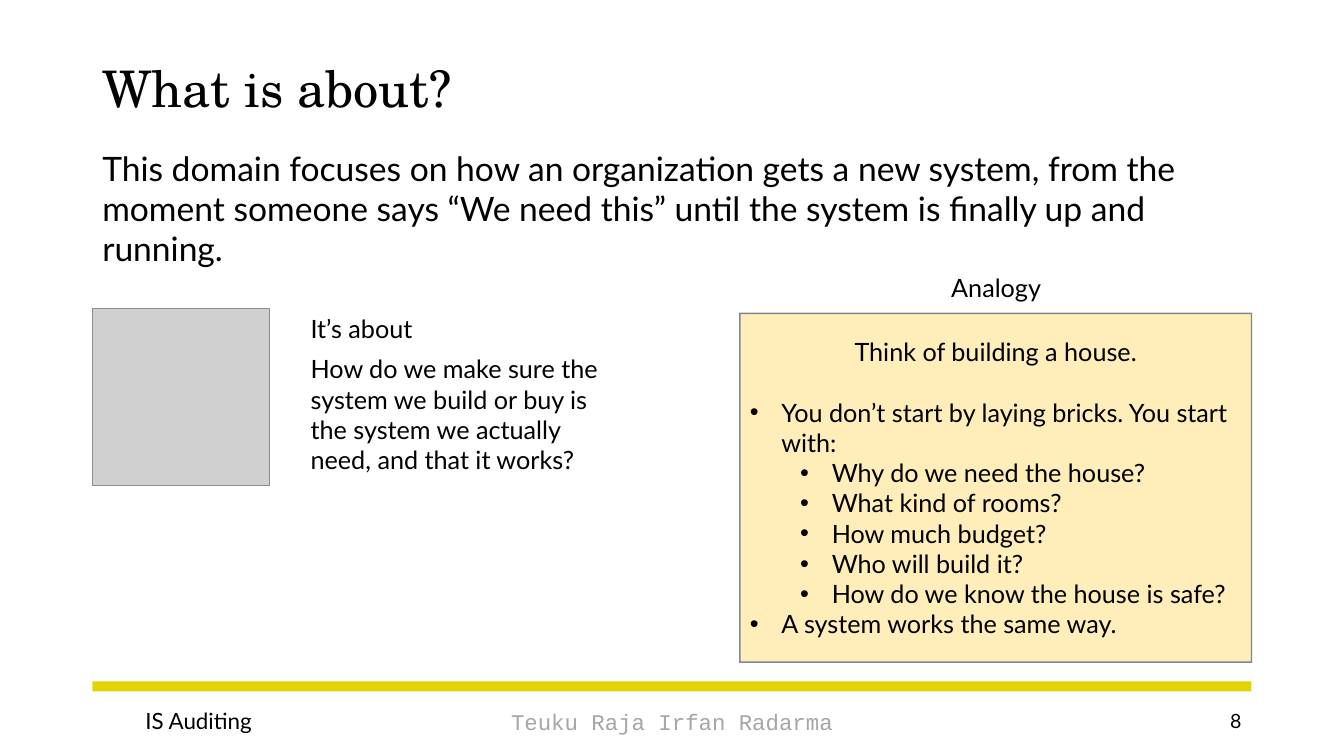
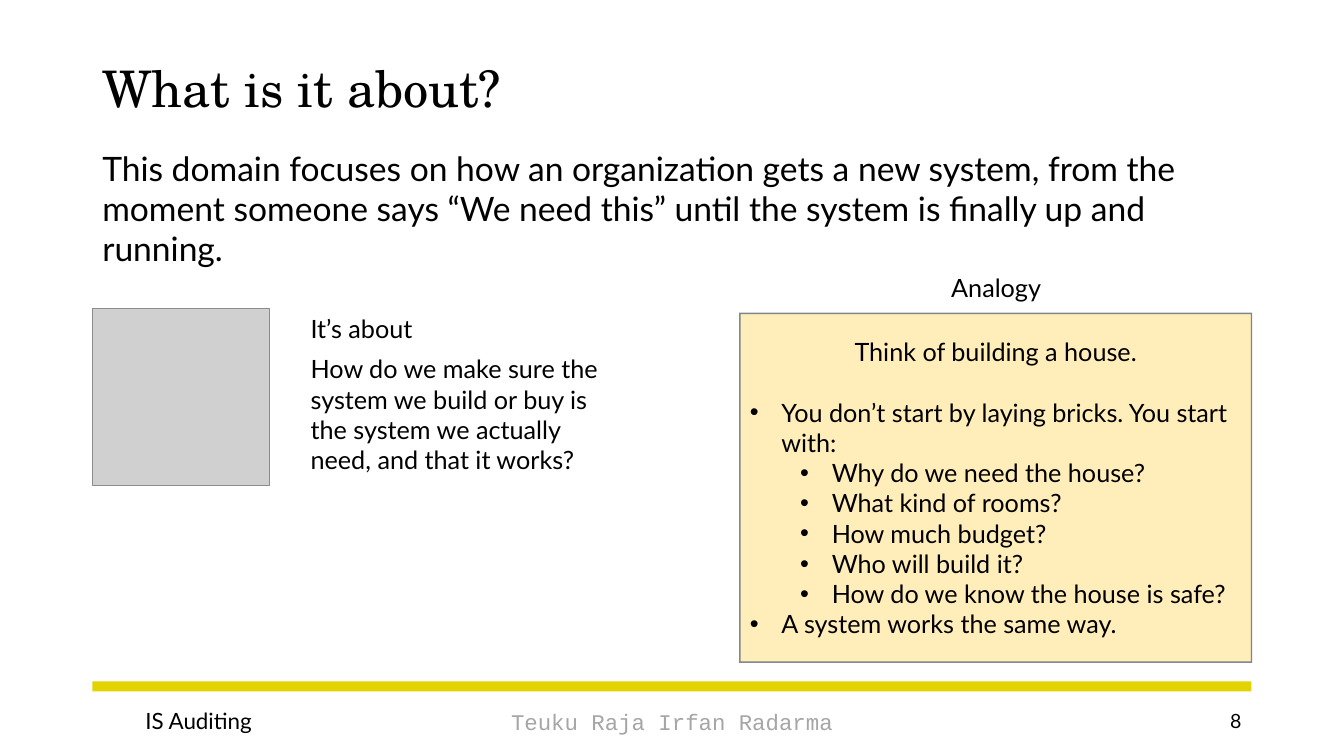
Before and after one commit to irfanradarma/Audit-SI, a slide deck: slide 8 of Slides/03 - IS Acquisition & Development.pptx. Drawn at 1344x756 pixels with LibreOffice and Linux fonts; fonts in the diff are those of the drawing; grey boxes stand for pictures; background and template pictures are left out. Boxes give left, top, right and bottom in pixels: in the first picture for what was removed or moved away, otherwise in the second. Text is boxed around its words. In the diff, an @@ line names an element or a change of style, - is before the commit and + after.

Commit message:
slid

```diff
--- a/Slides/03 - IS Acquisition & Development.pptx
+++ b/Slides/03 - IS Acquisition & Development.pptx
@@ title at (102, 70, 501, 108): text changed @@
-What is about?
+What is it about?
```
